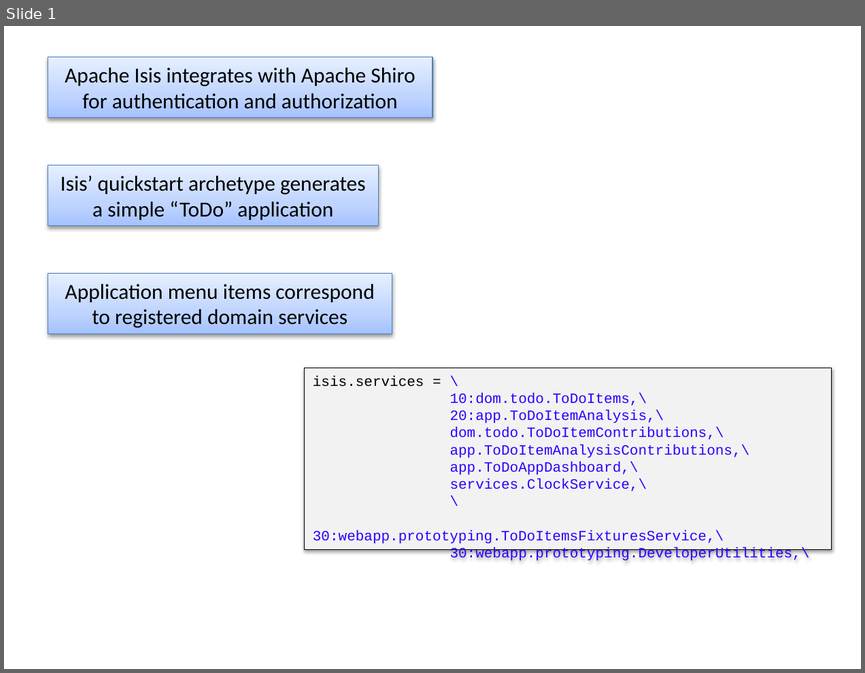
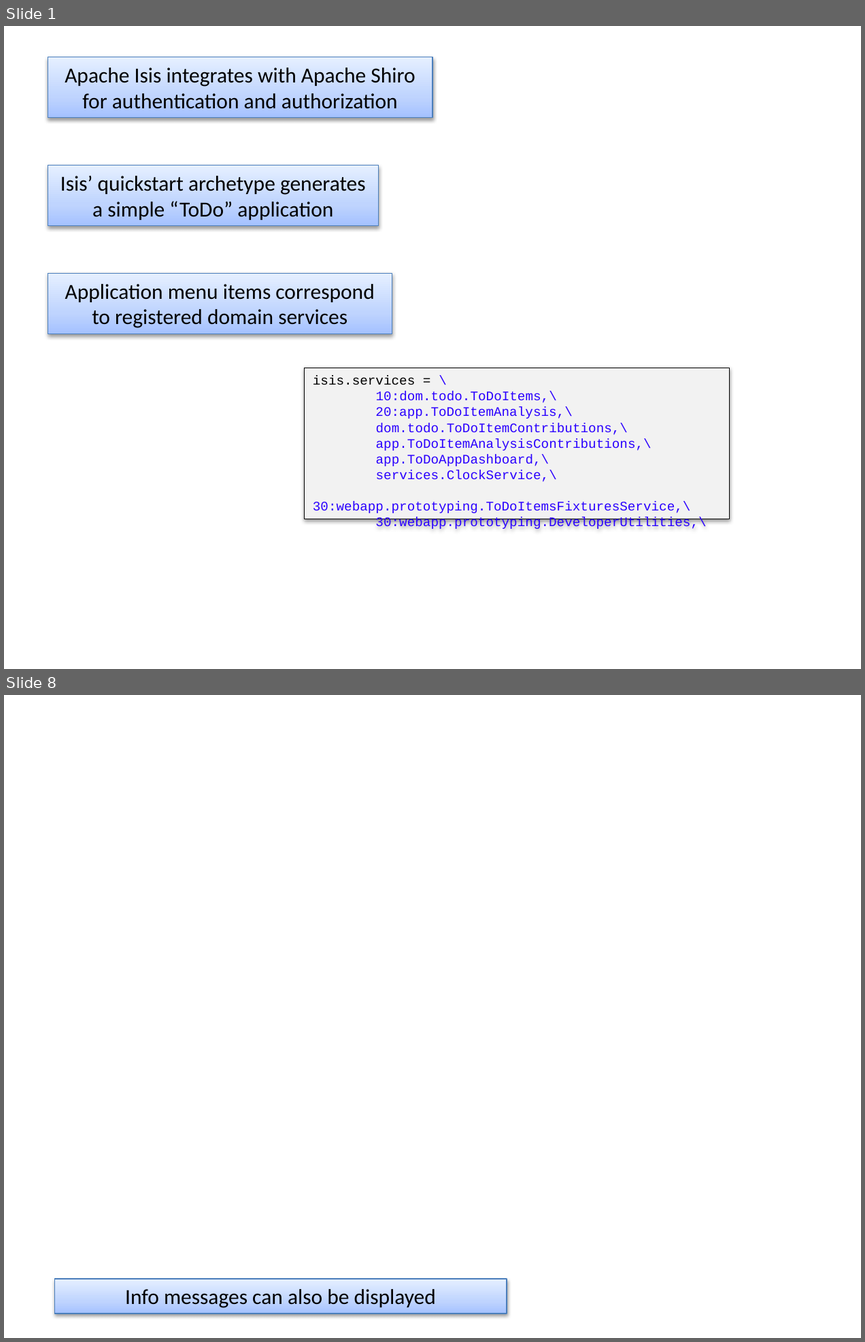
Before and after one commit to apache/causeway-site, a slide deck: content/images/screenshots2/screenshot-captions.pptx. Shown one above the other, each under a label of ours: slide 1 before the commit, slides 1 and 8 after it; the slides between them are not shown. The pictures are 865x673 and 865x1342 pixels, drawn with LibreOffice and Linux fonts; fonts in the diff are those of the drawing. Boxes give left, top, right and bottom in pixels: in the first picture for what was removed or moved away, otherwise in the second. Text is boxed around its words. In the diff, an @@ line names an element or a change of style, - is before the commit and + after.

```diff
--- a/content/images/screenshots2/screenshot-captions.pptx
+++ b/content/images/screenshots2/screenshot-captions.pptx
@@ slide 8 added at box(4, 695, 861, 1338), background #FFFFFF @@
@@ rectangle added at box(54, 1278, 507, 1312), fill gradient #A4C4FF to #BFD4FF to #E6EEFF, outline #4B7EBC 0.75 pt, 18 pt, text #000000 @@
+Info messages can also be displayed
@@ slide 1 changed as well @@
@@ text in rectangle at box(304, 368, 729, 520): paragraph removed @@
-\
@@ rectangle "isis.services = \": place and size @@
-rectangle "isis.services = \" at box(304, 368, 831, 550)
+rectangle "isis.services = \" at box(304, 368, 729, 520)
@@ rectangle "isis.services = \" at box(304, 368, 729, 520): size 12 to 11 pt @@
```
Also in this commit, not shown: 2 other slides changed, 4 other slides added, 1 slide removed, 29 other files.
